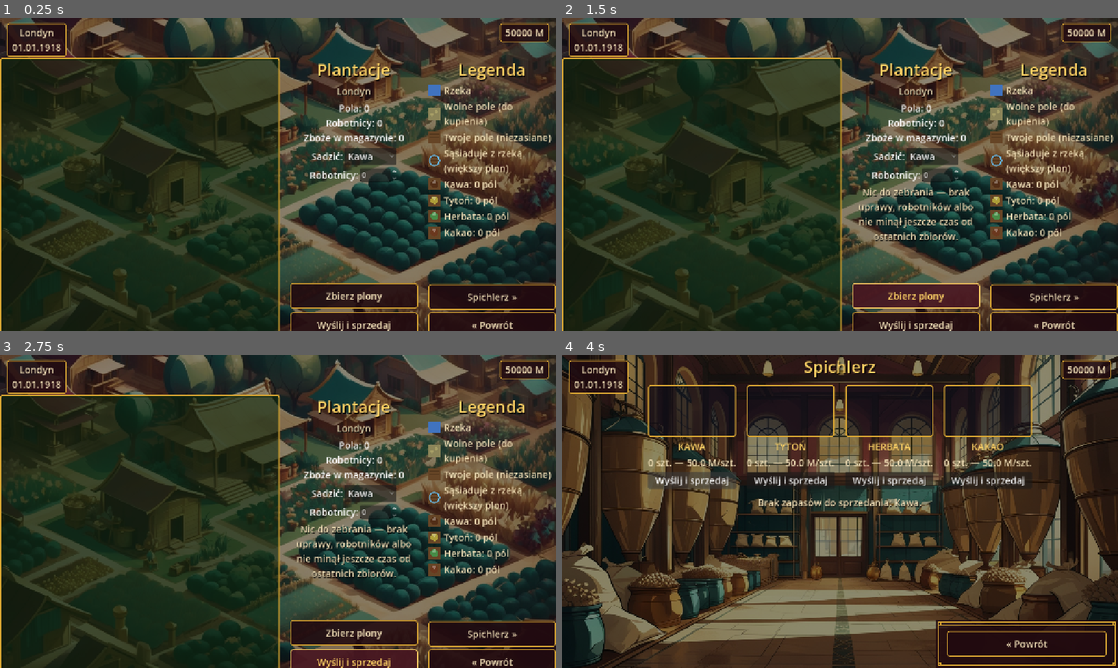
Above: before the commit, frames 1-4 (two rows, left to right).
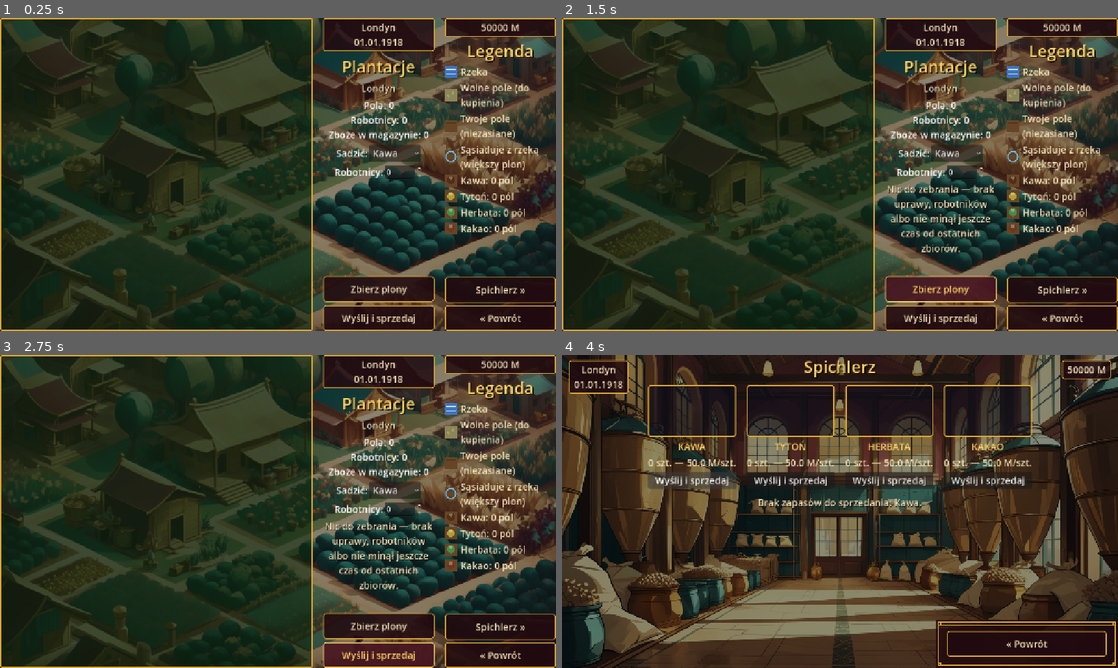
Above: after the commit, the same moments.

Repository: cinekm20/the-forger-retro-tycoon
Game: Godot game, scene res://scenes/plantation/Plantation.tscn
Two runs of this game, one before a commit and one after it. Both use one fixed random seed, a clock stepped at 60 frames per second and the inputs below. This scene is started directly instead of the project's main scene.
Inputs:
- Up to frame 1 (0.25 s): no input
- Up to frame 2 (1.5 s): click "Kawa" at 0.5 s; click "Zbierz plony" at 1.25 s
- Up to frame 3 (2.75 s): click "Wyślij i sprzedaj" at 2 s
- Up to frame 4 (4 s): click "Spichlerz »" at 2.75 s; click "Wyślij i sprzedaj" at 3.5 s

The runs differ from the first frame. In frame 1, 21% of the frame differs, in the area x 0-100%, y 0-100%; in frame 2, 22%; in frame 3, 22%; in frame 4, nothing differs.
Error before the commit: Invalid access to property or key 'london' on a base object of type 'Dictionary'. (res://scenes/plantation/Plantation.gd:351)
Error after the commit: Invalid access to property or key 'london' on a base object of type 'Dictionary'. (res://scenes/plantation/Plantation.gd:341)

Commit message:
Plantation.gd: lokalizacja/gotówka nad tytułami kolumn, siatka bez zmian
Poprzednie podejście (wspólna skrzynka w rogu ekranu, ScreenHelpers.
make_corner_status_row) wymagało zmniejszenia wysokości siatki pól, żeby
nie nachodziła na "Legenda" — zgłoszenie użytkownika: siatka MA być na
całą wysokość ekranu bez żadnego wyjątku. Zamiast tego: lokalizacja/data
i gotówka to teraz zwykłe elementy (ScreenHelpers.make_info_box) wewnątrz
info_column/legend_column, wstawione tuż NAD napisami "Plantacje"/
"Legenda" — nie ruszają geometrii siatki w ogóle, bo siedzą w kolumnie
obok niej, nie jako overlay na całą szerokość ekranu.

Diff:
--- a/game/scenes/plantation/Plantation.gd
+++ b/game/scenes/plantation/Plantation.gd
@@ -19,12 +19,6 @@
 ## Zgłoszone przez użytkownika: litery mają być większe (domyślne z
 ## ScreenHelpers.make_label to 19).
 const BODY_FONT_SIZE := 22
-## Miejsce zarezerwowane na górze na skrzynki narożne (lokalizacja/data po
-## lewej, gotówka po prawej — ScreenHelpers.make_corner_status_row w
-## _ready()) — bez tego marginesu siatka/kolumny (celowo liczone na CAŁĄ
-## wysokość ekranu, patrz komentarz w _ready) nachodziły nagłówkiem
-## "Legenda" wprost na skrzynkę z gotówką w prawym górnym rogu.
-const TOP_CORNER_MARGIN := 76.0
 
 var plantation_index: int = -1
 
@@ -50,19 +44,7 @@
 	## realizowały dokładnie ten wzorzec przypięcia do krawędzi, więc tu nie
 	## trzeba nic dodatkowo spinać na poziomie root — tylko poprawić liczenie
 	## rozmiaru siatki, bo zakładało DOKŁADNIE geometrię usuniętej ramki.
-	## Zgłoszenie użytkownika: gotówka MA być wyłącznie w skrzynce w prawym
-	## górnym rogu, dokładnie jak w Giełdzie/Rynku (ScreenHelpers.make_corner_status_row),
-	## zamiast pierwszego wiersza w info_label niżej.
-	var corner := ScreenHelpers.make_corner_status_row(self, "", "")
-	location_label = corner["left"]
-	money_label = corner["right"]
-
 	var root := ScreenHelpers.make_root(self, false)
-
-	var top_spacer := Control.new()
-	top_spacer.custom_minimum_size = Vector2(0, TOP_CORNER_MARGIN)
-	top_spacer.mouse_filter = Control.MOUSE_FILTER_IGNORE
-	root.add_child(top_spacer)
 
 	var main_row := HBoxContainer.new()
 	main_row.alignment = BoxContainer.ALIGNMENT_CENTER
@@ -80,7 +62,7 @@
 	## odpowiadało geometrii ramki, która już nie istnieje.
 	var viewport_size := get_viewport_rect().size
 	var frame_content_width := viewport_size.x
-	var frame_content_height := viewport_size.y - TOP_CORNER_MARGIN
+	var frame_content_height := viewport_size.y
 
 	var grid_total_size := frame_content_height
 	cell_size = (
@@ -140,6 +122,11 @@
 	legend_column.add_theme_constant_override("separation", 6)
 	right_half.add_child(legend_column)
 
+	## Zgłoszenie użytkownika: lokalizacja/data NAD napisem "Plantacje"
+	## (nie osobna skrzynka w rogu ekranu jak na innych ekranach) — siatka MA
+	## być liczona na całą wysokość viewportu bez żadnych wyjątków, więc tu
+	## etykieta jest zwykłym elementem info_column, nie absolutnym overlayem.
+	location_label = ScreenHelpers.make_info_box(info_column, "")
 	ScreenHelpers.make_title(info_column, "Plantacje")
 	ScreenHelpers.make_turn_indicator(info_column)
 
@@ -238,6 +225,9 @@
 	## Twoje pole/sąsiedztwo rzeki to stałe, zawsze te same wpisy (patrz
 	## PlantationTileIcon.gd — kolor/kształt ikonki ma być czytelny sam z
 	## siebie, legenda tu tylko dopowiada, co dana ikonka oznacza).
+	## Zgłoszenie użytkownika: gotówka NAD napisem "Legenda", ta sama zasada
+	## co location_label nad "Plantacje" wyżej — bez naruszania wysokości siatki.
+	money_label = ScreenHelpers.make_info_box(legend_column, "")
 	ScreenHelpers.make_title(legend_column, "Legenda")
 	_add_legend_row(legend_column, PlantationTileIconScript.Kind.RIVER, "", false, tr("Rzeka"))
 	_add_legend_row(legend_column, PlantationTileIconScript.Kind.VACANT, "", false, tr("Wolne pole (do kupienia)"))
